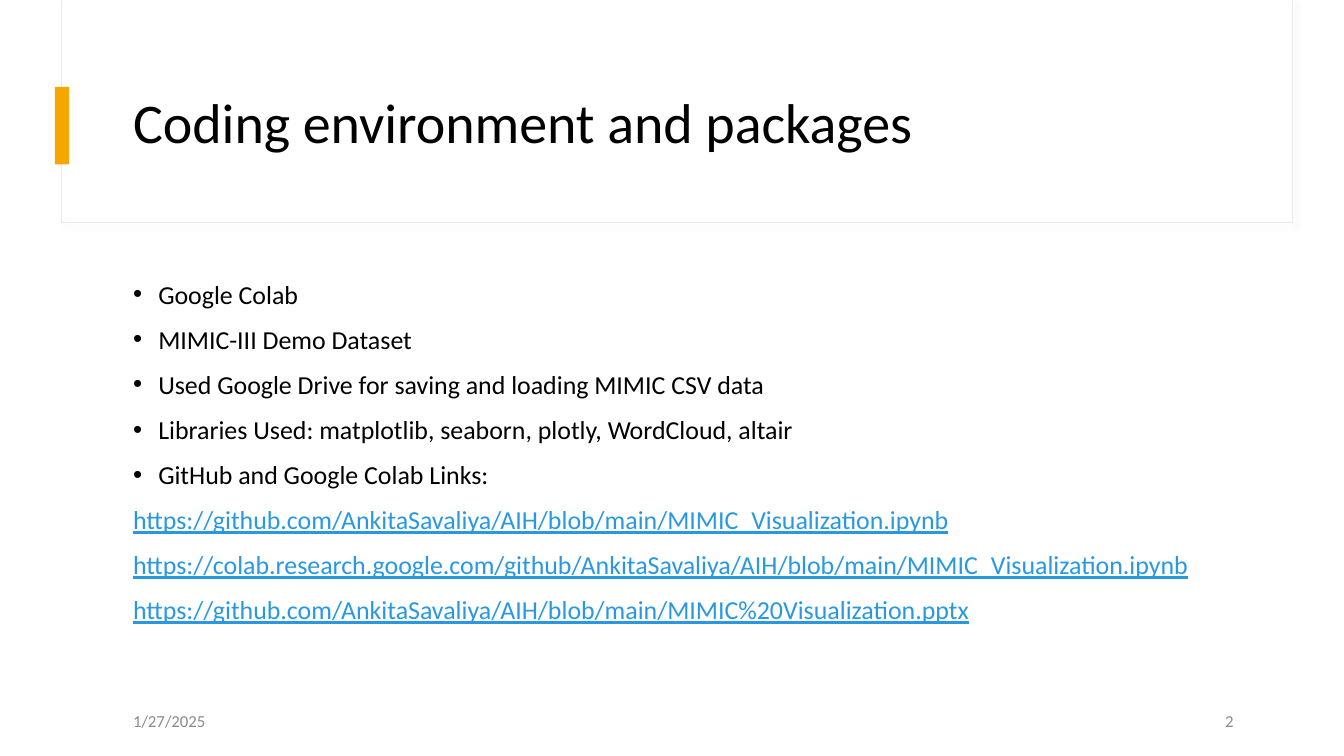
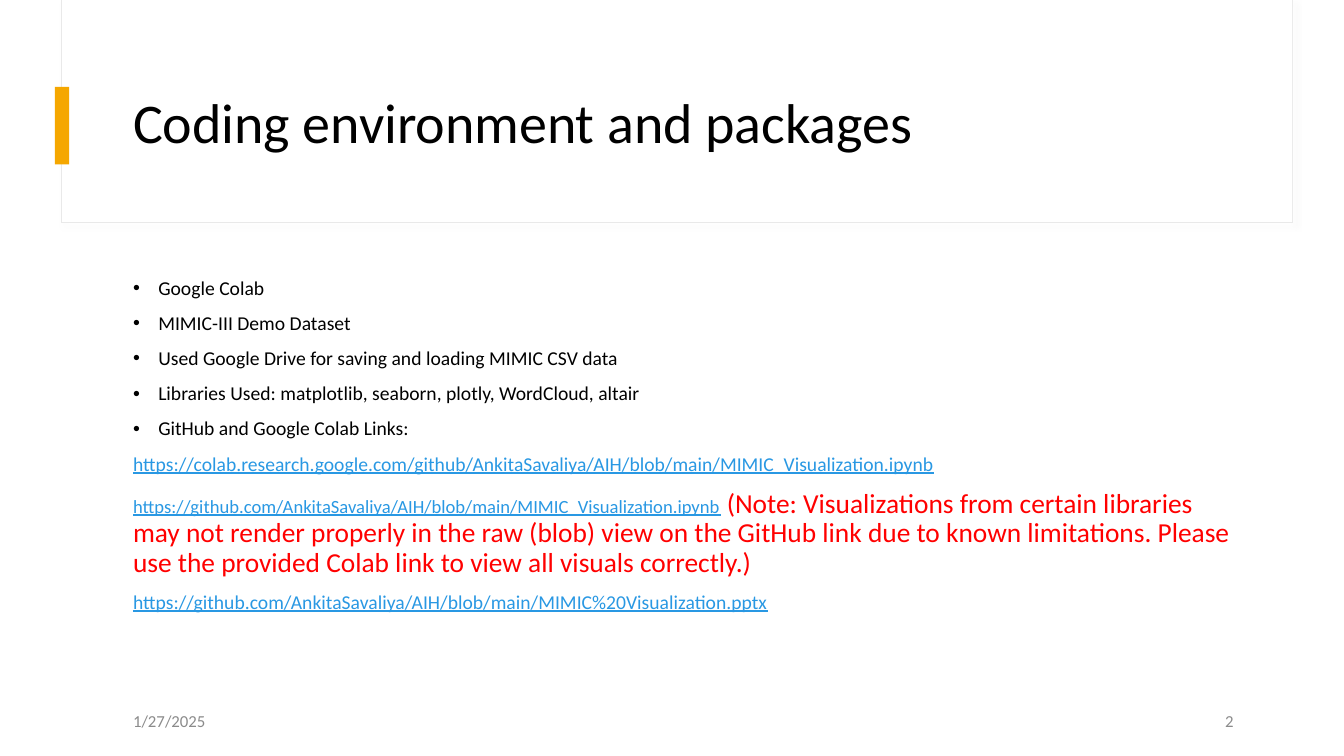
Before and after one commit to AnkitaSavaliya/AIH, a slide deck: slide 2 of MIMIC Visualization.pptx. Drawn at 1344x756 pixels with LibreOffice and Linux fonts; fonts in the diff are those of the drawing. Boxes give left, top, right and bottom in pixels: in the first picture for what was removed or moved away, otherwise in the second. Text is boxed around its words. In the diff, an @@ line names an element or a change of style, - is before the commit and + after.

```diff
--- a/MIMIC Visualization.pptx
+++ b/MIMIC Visualization.pptx
@@ text at (133,281,933,613): size 18.5 to 14 pt in "Google Colab", "MIMIC-III Demo Dataset", "Used Google Drive for saving and loading ...", "Libraries Used: matplotlib, seaborn, plotly, WordCloud, alta ..." and 3 more places; line spacing 1 to 0.9 @@
@@ text at (133,493,1229,577): paragraph added @@
+https://github.com/AnkitaSavaliya/AIH/blob/main/MIMIC_Visualization.ipynb (Note: Visualizations from certain libraries may not render properly in the raw (blob) view on the GitHub link due to known limitations. Please use the provided Colab link to view all visuals correctly.)
@@ text at (133,511,948,534): paragraph removed @@
-https://github.com/AnkitaSavaliya/AIH/blob/main/MIMIC_Visualization.ipynb
```
Also in this commit, not shown: 3 other files.
